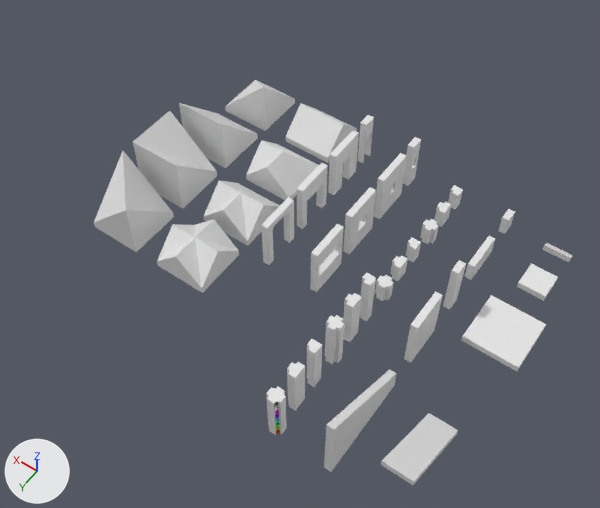
The Blender file addons/malcolm-snap-castle/blender/NewBlockKit.blend as it was, and as the next commit left it.
Camera for both pictures: a camera (50 mm lens) standing at (-6.3, 43.7, 46.0) and looking at (14.0, 15.3, 1.3). Every picture has the same lights, and +X, +Y and +Z are marked at lower left.

The first picture shows 'Banister', 'Floor4x4', 'RoofFullA', 'RoofFullB', 'RoofFullC', 'RoofFullD', 'RoofHalfA', 'RoofHalfB', 'RoofHalfC', 'RoofHalfD', 'Stairs', 'Wall1Full', 'Wall3Full', 'Wall3Short', 'Wall3Window'.
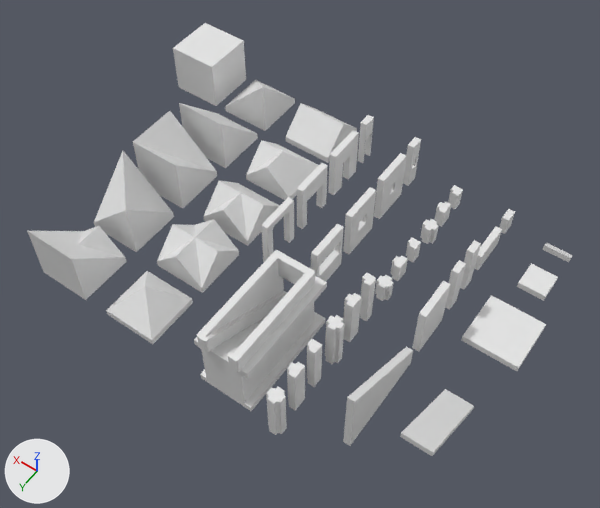
Where the change shows, as pixel boxes [x1, y1, x2, y2] in the pictures (600 x 508 px):
'StairCase', added
    after: [194, 250, 327, 411]
'RoofHalfConnect', added
    after: [27, 226, 127, 300]
'Block', added
    after: [173, 23, 246, 106]
'Stairs', moved
    before: [381, 413, 458, 485]
    after: [400, 389, 474, 456]
'RoofHalfE', added
    after: [106, 271, 193, 344]
'Banister', moved
    before: [324, 369, 397, 472]
    after: [343, 346, 413, 446]
'Wall3Full', moved
    before: [404, 291, 443, 363]
    after: [412, 281, 451, 352]
'Wall1Full', moved
    before: [443, 260, 466, 310]
    after: [460, 240, 481, 290]
'Wall3Short', moved
    before: [465, 236, 495, 280]
    after: [474, 227, 502, 270]

The change, as a list of edits to the scene's bpy script:
```text
Add me_cube_014:
    me_cube_014.from_pydata([(-2.0, -2.0, 0.0), (-2.0, -2.0, 0.5), (-2.0, 2.0, 0.0), (-2.0, 2.0, 0.5), (2.0, -2.0, 0.0), (2.0, -2.0, 0.5), (2.0, 2.0, 0.0), (2.0, 2.0, 0.5), (0.0, 0.0, 2.5)], [], [(0, 4, 5, 1), (6, 7, 5, 4), (7, 3, 8), (2, 6, 4, 0), (2, 0, 1, 3), (5, 8, 1), (2, 3, 7, 6), (3, 1, 8), (7, 8, 5)])
    for i in [2, 5, 7, 8]: me_cube_014.polygons[i].material_index = 1
    for i in [3]: me_cube_014.polygons[i].material_index = 2
    me_cube_014.materials.append(mat_stone)  # its picture is missing
    me_cube_014.materials.append(mat_roof)  # its picture is missing
    me_cube_014.materials.append(mat_ceiling)  # its picture is missing
Add me_cube_015:
    me_cube_015.from_pydata(...)  # 74 vertices, 43 faces, 4 loose edges; spans x -2.0..2.0, y -4.0..4.25, z -0.25..5.5
    # faces by material slot: [38, 3, 2]
    me_cube_015.materials.append(mat_stone)  # its picture is missing
    me_cube_015.materials.append(mat_floor)  # its picture is missing
    me_cube_015.materials.append(mat_ceiling)  # its picture is missing
Add me_cube_012:
    me_cube_012.from_pydata([(-2.0, -2.0, 0.0), (-2.0, -2.0, 0.5), (-2.0, 2.0, 0.0), (-2.0, 2.0, 4.5), (2.0, -2.0, 0.0), (2.0, -2.0, 0.5), (2.0, 2.0, 0.0), (2.0, 2.0, 4.5), (-2.0, 0.0, 2.5), (2.0, 0.0, 2.5), (0.0, -2.0, 2.5), (0.0, 0.0, 2.5)], [], [(0, 1, 8, 3, 2), (2, 3, 7, 6), (6, 7, 9, 5, 4), (4, 5, 10, 1, 0), (2, 6, 4, 0), (10, 5, 11), (3, 1, 11, 5, 7), (10, 11, 1)])
    for i in [5, 6, 7]: me_cube_012.polygons[i].material_index = 1
    for i in [4]: me_cube_012.polygons[i].material_index = 2
    me_cube_012.materials.append(mat_stone)  # its picture is missing
    me_cube_012.materials.append(mat_roof)  # its picture is missing
    me_cube_012.materials.append(mat_ceiling)  # its picture is missing
Add me_cube:
    me_cube.from_pydata([(-2.0, -2.0, 0.0), (-2.0, -2.0, 4.0), (-2.0, 2.0, 0.0), (-2.0, 2.0, 4.0), (2.0, -2.0, 0.0), (2.0, -2.0, 4.0), (2.0, 2.0, 0.0), (2.0, 2.0, 4.0)], [], [(0, 1, 3, 2), (2, 3, 7, 6), (6, 7, 5, 4), (4, 5, 1, 0), (2, 6, 4, 0), (7, 3, 1, 5)])
    for i in [4]: me_cube.polygons[i].material_index = 1
    me_cube.materials.append(mat_stone)  # its picture is missing
    me_cube.materials.append(mat_ceiling)  # its picture is missing
Change ob_wall3short:
    ob_wall3short.location: (4.0, 8.0, 0.0) -> (4.0, 7.0, 0.0)
Change ob_stairs:
    ob_stairs.location: (0.0, 23.0, 0.0) -> (0.0, 21.0, 0.0)
Change ob_wall3full:
    ob_wall3full.location: (4.0, 16.0, 0.0) -> (4.0, 15.0, 0.0)
Change ob_wall1full:
    ob_wall1full.location: (4.0, 12.0, 0.0) -> (4.0, 10.0, 0.0)
Change ob_banister:
    ob_banister.location: (4.0, 23.0, 0.0) -> (4.0, 21.0, 0.0)
Add ob_roofhalfe:
    ob_roofhalfe = bpy.data.objects.new('RoofHalfE', me_cube_014)
    ob_roofhalfe.location = (20.0, 24.0, 0.0)
Add ob_staircase:
    ob_staircase = bpy.data.objects.new('StairCase', me_cube_015)
    ob_staircase.location = (12.0, 22.0, 0.0)
Add ob_roofhalfconnect:
    ob_roofhalfconnect = bpy.data.objects.new('RoofHalfConnect', me_cube_012)
    ob_roofhalfconnect.location = (26.0, 24.0, 0.0)
Add ob_block:
    ob_block = bpy.data.objects.new('Block', me_cube)
    ob_block.location = (31.0, 4.0, 0.0)
```
